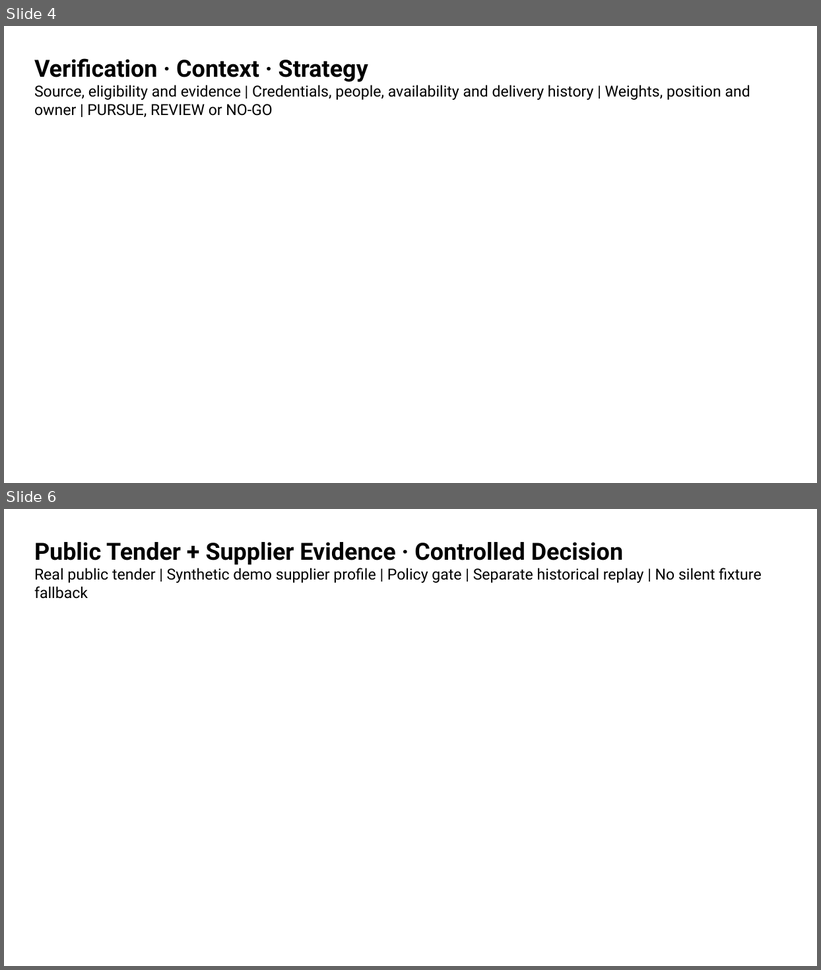
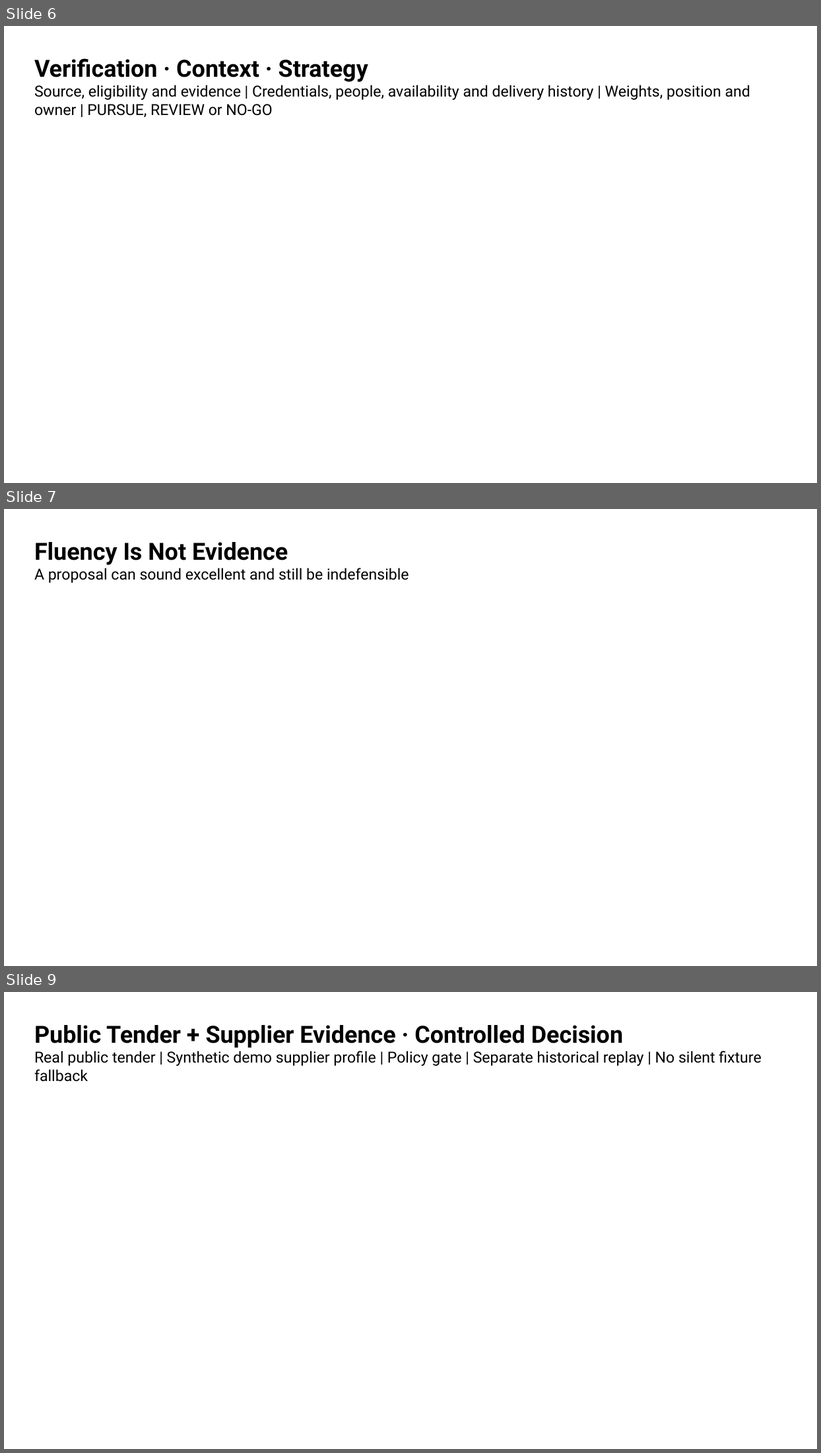
Before and after one commit to sergiobuilds/bidpilot, a slide deck: dev/active/grand-finale-pitch-20260903/deck.pptx. Shown one above the other, each under a label of ours: slides 4 and 6 before the commit, slides 6, 7 and 9 after it; the slides between them are not shown. The pictures are 821x970 and 821x1453 pixels, drawn with LibreOffice and Linux fonts; fonts in the diff are those of the drawing; background and template pictures are left out. Boxes give left, top, right and bottom in pixels: in the first picture for what was removed or moved away, otherwise in the second. Text is boxed around its words. In the diff, an @@ line names an element or a change of style, - is before the commit and + after.

```diff
--- a/dev/active/grand-finale-pitch-20260903/deck.pptx
+++ b/dev/active/grand-finale-pitch-20260903/deck.pptx
@@ slide 7 added at [4, 509, 817, 966], background picture (left out) @@
@@ text added at [34, 542, 409, 583], 18 pt, text #000000 @@
+Fluency Is Not Evidence
+A proposal can sound excellent and still be indefensible
@@ what was slide 4 is now slide 6 @@
@@ what was slide 6 is now slide 9 @@
```
Also in this commit, not shown: 6 slides changed, 2 other slides added, 38 other files.
